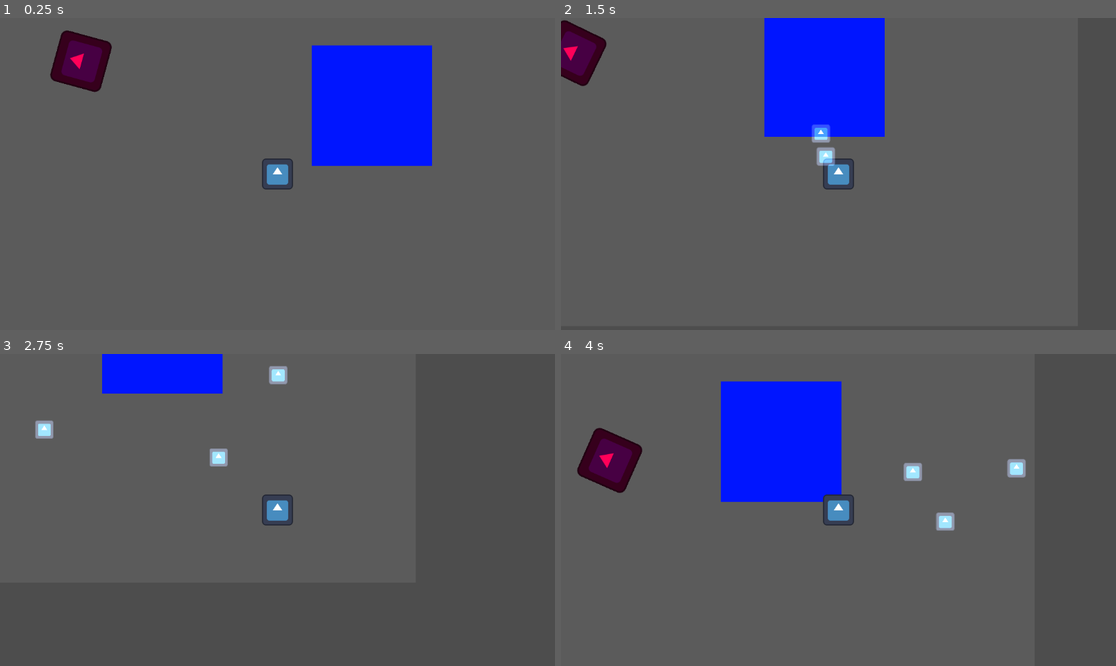
Above: before the commit, frames 1-4 (two rows, left to right).
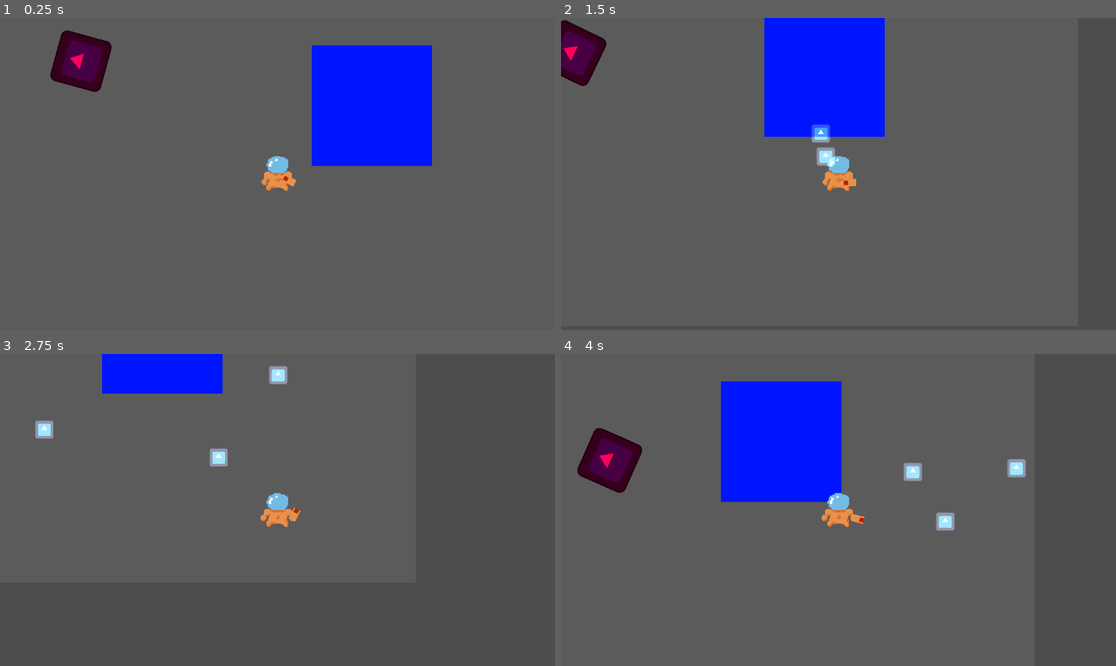
Above: after the commit, the same moments.

Repository: DeepRestGames/pirate-software-game-jam-17
Game: Godot game, scene res://Scenes/TestScene.tscn
Same seed, same stepped clock (60 frames per second), same inputs: the game is played once before the commit and once after it. The engine's default icon, where the game draws it, is replaced by a stand-in: a white triangle on a blue panel in a dark square.
Inputs (mouse positions are in pixels of both pictures, inside the frame that each line leads up to):
- Up to frame 1 (0.25 s): no input
- Up to frame 2 (1.5 s): move the mouse to (960, 158) at 0.52 s; press the mouse at (960, 158) at 0.53 s; hold D (move_right) 0.53-1.28 s; move the mouse to (727, 189) at 1.27 s; release the mouse at (727, 189) at 1.28 s; hold S (move_down) from 1.28 s (still down); click (727, 189) at 1.35 s
- Up to frame 3 (2.75 s): move the mouse to (333, 441) at 2.02 s; release S (move_down) at 2.03 s; press the mouse at (333, 441) at 2.03 s; hold D (move_right) from 2.03 s (still down)
- Up to frame 4 (4 s): move the mouse to (810, 572) at 2.77 s; release D (move_right) at 2.78 s; release the mouse at (810, 572) at 2.78 s; hold W (move_up) 2.78-3.53 s; click (810, 572) at 2.85 s; move the mouse to (1005, 556) at 3.52 s; press the mouse at (1005, 556) at 3.53 s; hold A (move_left) from 3.53 s (still down)

The runs differ from the first frame. In frame 1, 0.6% of the frame differs, in the area x 9-54%, y 8-56%; in frame 2, 0.6%; in frame 3, 0.6%; in frame 4, 0.6%, in the area x 7-83%, y 31-56%.

Commit message:
Idle animation (2 versions) & weapon following cursor

Diff:
--- a/if_onlyone_savemission/Scenes/Player/Player.tscn
+++ b/if_onlyone_savemission/Scenes/Player/Player.tscn
@@ -1,10 +1,55 @@
-[gd_scene load_steps=4 format=3 uid="uid://b3nrx4ogcfxml"]
+[gd_scene load_steps=11 format=3 uid="uid://b3nrx4ogcfxml"]
 
 [ext_resource type="Script" uid="uid://44tdvccu5w1g" path="res://Scripts/Player/Player.gd" id="1_kyqiw"]
-[ext_resource type="Texture2D" uid="uid://cv8hmxb7wdyar" path="res://icon.svg" id="1_rpqav"]
+[ext_resource type="Texture2D" uid="uid://ffn7cr302qkc" path="res://Assets/Sprites/PlayerIdle.png" id="2_ft8w5"]
+[ext_resource type="Script" uid="uid://gmoeknbubjgr" path="res://Scenes/Player/WeaponRotation.gd" id="3_h54ih"]
 
 [sub_resource type="CircleShape2D" id="CircleShape2D_qbkls"]
 radius = 40.0
+
+[sub_resource type="AtlasTexture" id="AtlasTexture_ude3g"]
+atlas = ExtResource("2_ft8w5")
+region = Rect2(64, 0, 32, 32)
+
+[sub_resource type="AtlasTexture" id="AtlasTexture_jmcll"]
+atlas = ExtResource("2_ft8w5")
+region = Rect2(96, 0, 32, 32)
+
+[sub_resource type="SpriteFrames" id="SpriteFrames_4wape"]
+animations = [{
+"frames": [{
+"duration": 1.0,
+"texture": SubResource("AtlasTexture_ude3g")
+}, {
+"duration": 1.0,
+"texture": SubResource("AtlasTexture_jmcll")
+}],
+"loop": true,
+"name": &"default",
+"speed": 2.0
+}]
+
+[sub_resource type="AtlasTexture" id="AtlasTexture_ft8w5"]
+atlas = ExtResource("2_ft8w5")
+region = Rect2(0, 0, 32, 32)
+
+[sub_resource type="AtlasTexture" id="AtlasTexture_h54ih"]
+atlas = ExtResource("2_ft8w5")
+region = Rect2(32, 0, 32, 32)
+
+[sub_resource type="SpriteFrames" id="SpriteFrames_jmcll"]
+animations = [{
+"frames": [{
+"duration": 1.0,
+"texture": SubResource("AtlasTexture_ft8w5")
+}, {
+"duration": 1.0,
+"texture": SubResource("AtlasTexture_h54ih")
+}],
+"loop": true,
+"name": &"default",
+"speed": 2.0
+}]
 
 [node name="Player" type="CharacterBody2D" groups=["Player"]]
 collision_mask = 6
@@ -13,8 +58,57 @@
 [node name="CollisionShape2D" type="CollisionShape2D" parent="."]
 shape = SubResource("CircleShape2D_qbkls")
 
-[node name="PlayerSprite" type="Sprite2D" parent="."]
-scale = Vector2(0.5, 0.5)
-texture = ExtResource("1_rpqav")
+[node name="PlayerAnimatedSprite_V1" type="AnimatedSprite2D" parent="."]
+visible = false
+scale = Vector2(2.5, 2.5)
+sprite_frames = SubResource("SpriteFrames_4wape")
+autoplay = "default"
+frame_progress = 0.018586
+
+[node name="Weapon" type="Node2D" parent="PlayerAnimatedSprite_V1"]
+position = Vector2(11.6, 2.8)
+scale = Vector2(0.4, 0.4)
+script = ExtResource("3_h54ih")
+
+[node name="ColorRect" type="ColorRect" parent="PlayerAnimatedSprite_V1/Weapon"]
+modulate = Color(0.913725, 0.564706, 0.298039, 1)
+offset_left = -5.0
+offset_top = -8.0
+offset_right = 21.0
+offset_bottom = 7.0
+
+[node name="ColorRect2" type="ColorRect" parent="PlayerAnimatedSprite_V1/Weapon/ColorRect"]
+modulate = Color(0.913725, 0.564706, 0.298039, 1)
+offset_left = 17.0
+offset_top = 3.0
+offset_right = 26.0
+offset_bottom = 12.0
+color = Color(0.85098, 0.431373, 0.145098, 1)
+
+[node name="PlayerAnimatedSprite_V2" type="AnimatedSprite2D" parent="."]
+scale = Vector2(2.5, 2.5)
+sprite_frames = SubResource("SpriteFrames_jmcll")
+autoplay = "default"
+frame_progress = 0.874584
+
+[node name="Weapon2" type="Node2D" parent="PlayerAnimatedSprite_V2"]
+position = Vector2(12.8, 6.8)
+scale = Vector2(0.4, 0.4)
+script = ExtResource("3_h54ih")
+
+[node name="ColorRect" type="ColorRect" parent="PlayerAnimatedSprite_V2/Weapon2"]
+modulate = Color(0.913725, 0.564706, 0.298039, 1)
+offset_left = -5.0
+offset_top = -8.0
+offset_right = 21.0
+offset_bottom = 7.0
+
+[node name="ColorRect2" type="ColorRect" parent="PlayerAnimatedSprite_V2/Weapon2/ColorRect"]
+modulate = Color(0.913725, 0.564706, 0.298039, 1)
+offset_left = 17.0
+offset_top = 3.0
+offset_right = 26.0
+offset_bottom = 12.0
+color = Color(0.85098, 0.431373, 0.145098, 1)
 
 [node name="Camera2D" type="Camera2D" parent="."]
--- /dev/null
+++ b/if_onlyone_savemission/Scenes/Player/WeaponRotation.gd
@@ -0,0 +1,5 @@
+extends Node2D
+
+func _process(delta):
+	var mouse_pos = get_global_mouse_position()
+	look_at(mouse_pos)
--- a/if_onlyone_savemission/project.godot
+++ b/if_onlyone_savemission/project.godot
@@ -60,5 +60,6 @@
 
 [rendering]
 
+textures/canvas_textures/default_texture_filter=0
 renderer/rendering_method="gl_compatibility"
 renderer/rendering_method.mobile="gl_compatibility"
Binary file added: if_onlyone_savemission/Assets/Sprites/PlayerIdle.png
Not shown, added: if_onlyone_savemission/Assets/Sprites/PlayerIdle.png.import
Not shown, added: if_onlyone_savemission/Scenes/Player/WeaponRotation.gd.uid
